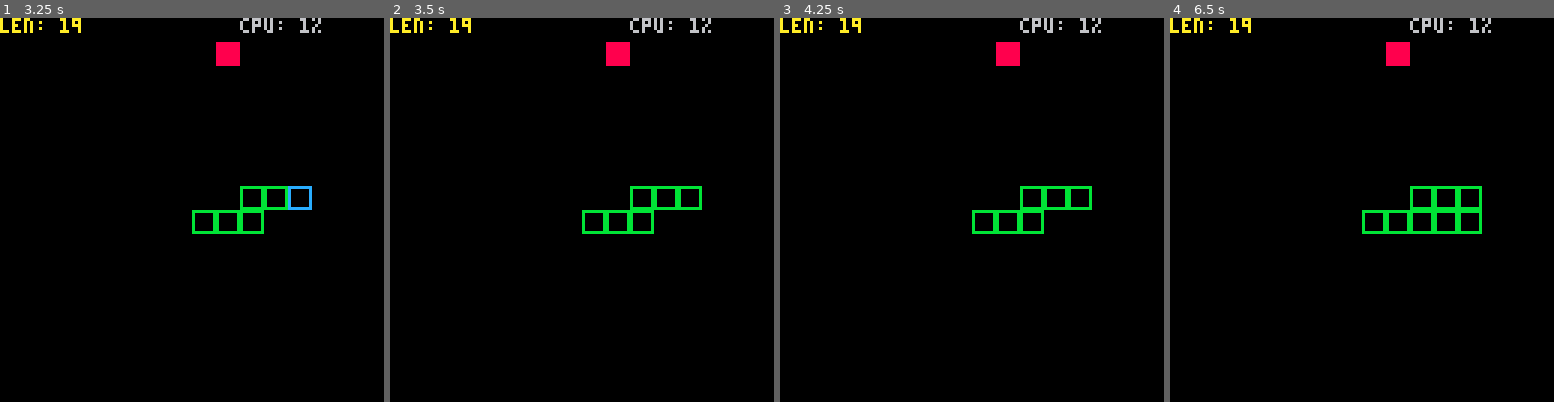
Above: before the commit, frames 1-4 (left to right).
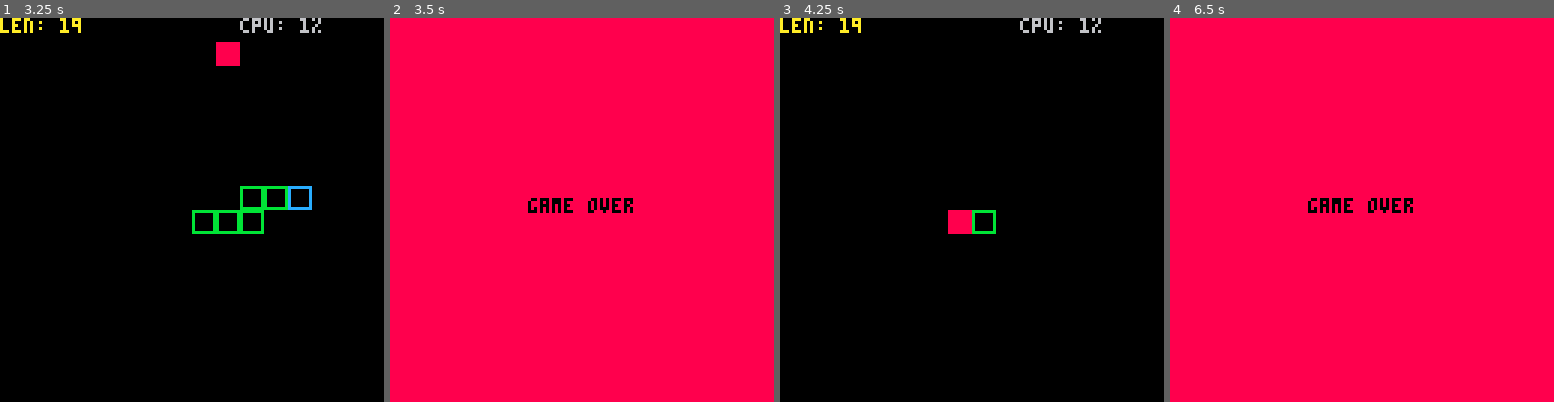
Above: after the commit, the same moments.

Repository: EngMaltez/P8Lab
Game: PICO-8 cartridge snake.p8
Same seed, same stepped clock (60 frames per second), same inputs: the game is played once before the commit and once after it.
Inputs:
- Up to frame 1 (3.25 s): tap X (X key) at 0.33, 1.07, 1.85, 2.97 s; hold Right 1.6-2.1 s; hold Up 2.15-2.42 s; hold Right 2.47-3.03 s; hold Left from 3.08 s (still down)
- Up to frame 2 (3.5 s): keep holding Left
- Up to frame 3 (4.25 s): release Left at 3.58 s; hold Down 3.63-3.97 s; hold Right from 4.02 s (still down); tap X (X key) at 4.08 s
- Up to frame 4 (6.5 s): release Right at 4.68 s; hold Up 4.73-5.03 s; hold Left 5.08-5.68 s; tap X (X key) at 5.2, 6.32 s; hold Down 5.73-6.03 s; hold Right from 6.08 s (still down)

Frame 1 is identical in both runs. In frame 2, 99% of the frame differs, in the area x 0-100%, y 0-100%; in frame 3, 1.6%; in frame 4, 99%.

Commit message:
snake self eat game over implemented

Diff:
--- a/snake.p8
+++ b/snake.p8
@@ -3,44 +3,52 @@
 __lua__
 -- snake
 -- by zetlam
--- spent: ⧗⧗⧗⧗ ⧗
+-- spent: ⧗⧗⧗⧗ ⧗⧗
 --
--- bugs:
--- 1. slowdown when length > 20
---   - solution stop printing coordinates
+-- todo:
+-- 1. collision with screen boundary
 
 ticks = 0
 move_beat=10
-
 grid_size=8
 
-body={{
-		x=flr(128/grid_size/2),
-		y=flr(128/grid_size/2)
-}}
 dx,dy = 0,0
 fruits={}
+body={}
 
 function _init()
+	initialize_game()
+end
+
+function initialize_game()
+	fruits = {}
+	body={{
+			x=flr(128/grid_size/2),
+			y=flr(128/grid_size/2)
+	}}
 	for i=1,18 do
 		grow_snake()
 	end
 	create_fruit()
+	_draw = draw_game
+	_update = update_game
 end
 
-function _update()
+function update_game()
+	-- button presses
 	if (btnp(⬅️)) dx,dy = -1,0
 	if (btnp(➡️)) dx,dy = 1,0
 	if (btnp(⬆️)) dx,dy = 0,-1
 	if (btnp(⬇️)) dx,dy = 0,1
+	-- update skake on beat
 	ticks += 1
 	if (ticks>=move_beat) then
 		ticks=0
 		if (dx!=0 or dy!=0) then
 			move_snake(dx,dy)
 			sfx(1)
+			head = body[1]
 			-- check ate fruit
-			head = body[1]
 			for fruit in all(fruits) do
 				if fruit.x == head.x and fruit.y == head.y then
 					grow_snake()
@@ -49,42 +57,41 @@
 					sfx(2)
 				end
 			end
+			-- check ate itself
+			for i=2,#body do
+				seg=body[i]
+				if head.x == seg.x and head.y == seg.y then
+					_draw = draw_gameover
+					_update = update_gameover
+					sfx(3)
+				end
+			end
 		end
 	end
 end
 
-function _draw()
+function draw_game()
 	cls()
-	-- print snake coordinates
-	--for i=1,#body do
-	--	print(i..": "..body[i].x..","..body[i].y,3)
-	--end
-	-- draw snake
-	for i=1,#body do
-		if i==1 then
-			cor=12
-		else
-			cor=11
-		end
-		rect(
-			body[i].x*grid_size,
-			body[i].y*grid_size,
-			(body[i].x+1)*grid_size-1,
-			(body[i].y+1)*grid_size-1,
-			cor
-		)
-	end
+	draw_snake()
 	-- draw fruit
 	for f in all(fruits) do
 		draw_fruit(f.x,f.y)
 	end
+	-- print stats
 	print("len: "..#body,0,0,10)
 	print("cpu: "..
 		flr(100*stat(1)).."%"
 		,80,0,6)
 end -- end _draw
 
+function update_gameover()
+	if (btnp(❎)) initialize_game()
+end
 
+function draw_gameover()
+	cls(8)
+	print("game over",46,60,0)
+end
 
 -->8
 -- snake
@@ -106,6 +113,23 @@
 	}
 end
 
+function draw_snake()
+	for i=1,#body do
+		-- head is blue
+		if i==1 then
+			cor=12
+		else
+			cor=11
+		end
+		rect(
+			body[i].x*grid_size,
+			body[i].y*grid_size,
+			(body[i].x+1)*grid_size-1,
+			(body[i].y+1)*grid_size-1,
+			cor
+		)
+	end
+end
 -->8
 -- fruit
 
Not shown, changed: the sound effects (__sfx__) section of snake.p8
